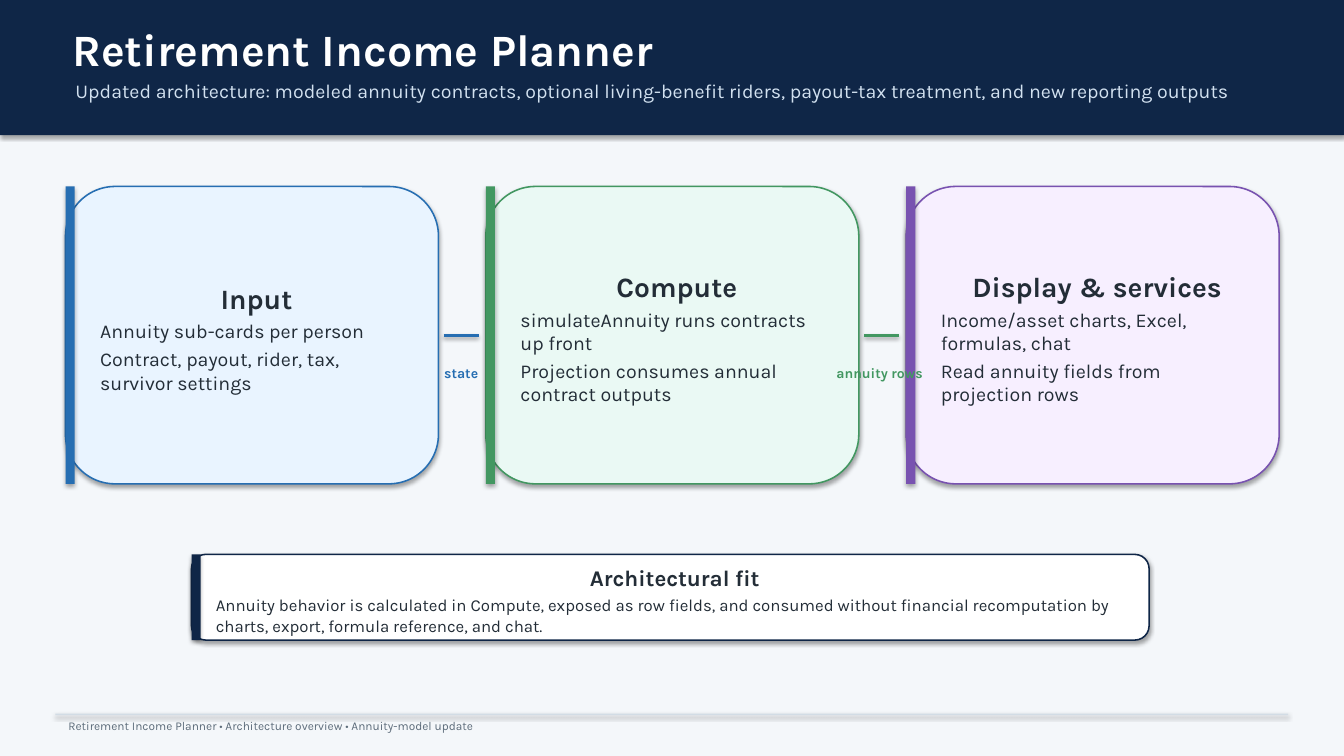
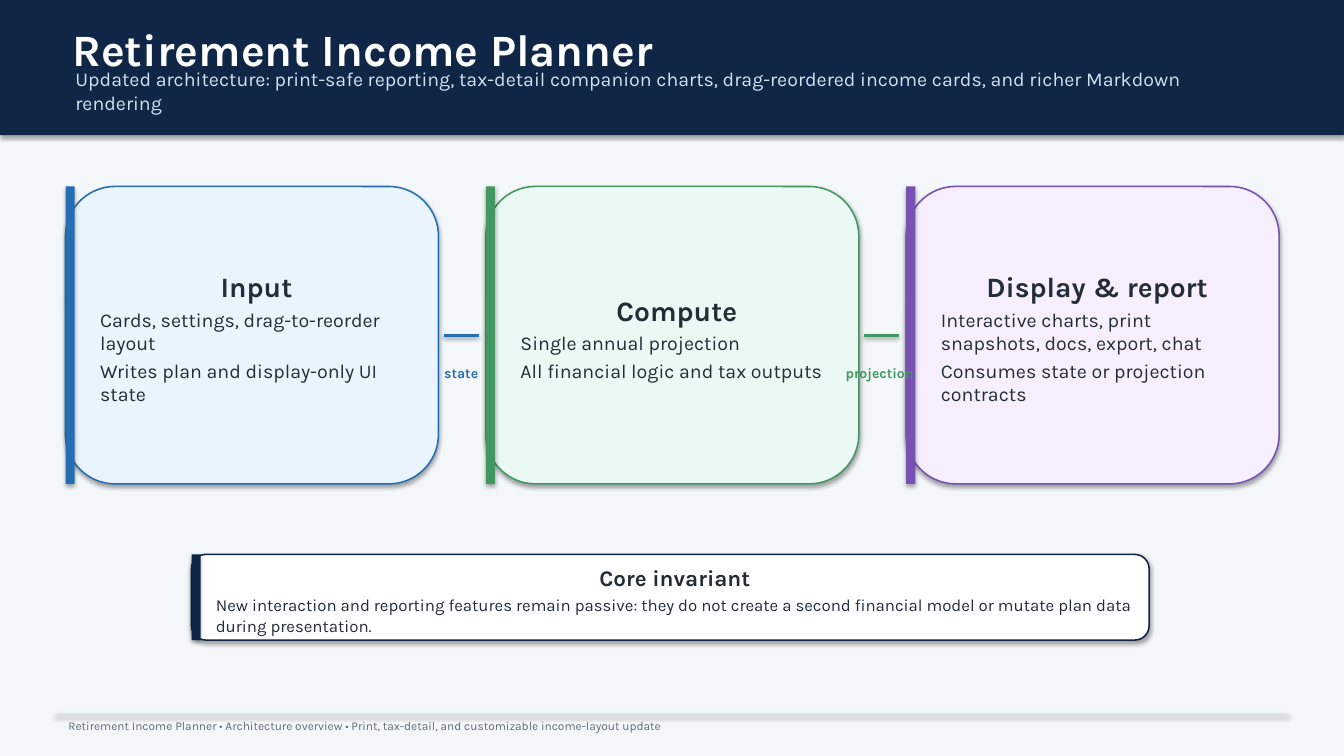
Before and after one commit to howardc64/retirefin, a slide deck: slide 1 of docs/retirement_income_planner_architecture.pptx. Drawn at 1344x756 pixels with LibreOffice and Linux fonts; fonts in the diff are those of the drawing. Boxes give left, top, right and bottom in pixels: in the first picture for what was removed or moved away, otherwise in the second. Text is boxed around its words. In the diff, an @@ line names an element or a change of style, - is before the commit and + after.

```diff
--- a/docs/retirement_income_planner_architecture.pptx
+++ b/docs/retirement_income_planner_architecture.pptx
@@ text at [75,72,1180,115]: text changed @@
-Updated architecture: modeled annuity contracts, optional living-benefit riders, payout-tax treatment, and new reporting outputs
+Updated architecture: print-safe reporting, tax-detail companion charts, drag-reordered income cards, and richer Markdown rendering
@@ text in rounded rectangle at [941,277,1208,402]: text changed @@
-Display & services
-Income/asset charts, Excel, formulas, chat
-Read annuity fields from projection rows
+Display & report
+Interactive charts, print snapshots, docs, export, chat
+Consumes state or projection contracts
@@ text in rounded rectangle at [100,313,380,401]: text changed @@
-Annuity sub-cards per person
-Contract, payout, rider, tax, survivor settings
+Cards, settings, drag-to-reorder layout
+Writes plan and display-only UI state
@@ text in rounded rectangle at [520,336,822,383]: text changed @@
-simulateAnnuity runs contracts up front
-Projection consumes annual contract outputs
+Single annual projection
+All financial logic and tax outputs
@@ text at [846,365,914,382]: text changed @@
-annuity rows
+projection
@@ text in rounded rectangle at [216,570,1131,636]: text changed @@
-Architectural fit
-Annuity behavior is calculated in Compute, exposed as row fields, and consumed without financial recomputation by charts, export, formula reference, and chat.
+Core invariant
+New interaction and reporting features remain passive: they do not create a second financial model or mutate plan data during presentation.
@@ text at [68,722,660,733]: text changed @@
-Retirement Income Planner • Architecture overview • Annuity-model update
+Retirement Income Planner • Architecture overview • Print, tax-detail, and customizable income-layout update
```
Also in this commit, not shown: 1 other slide changed, 7 slides added, 7 slides removed, 4 other files.
